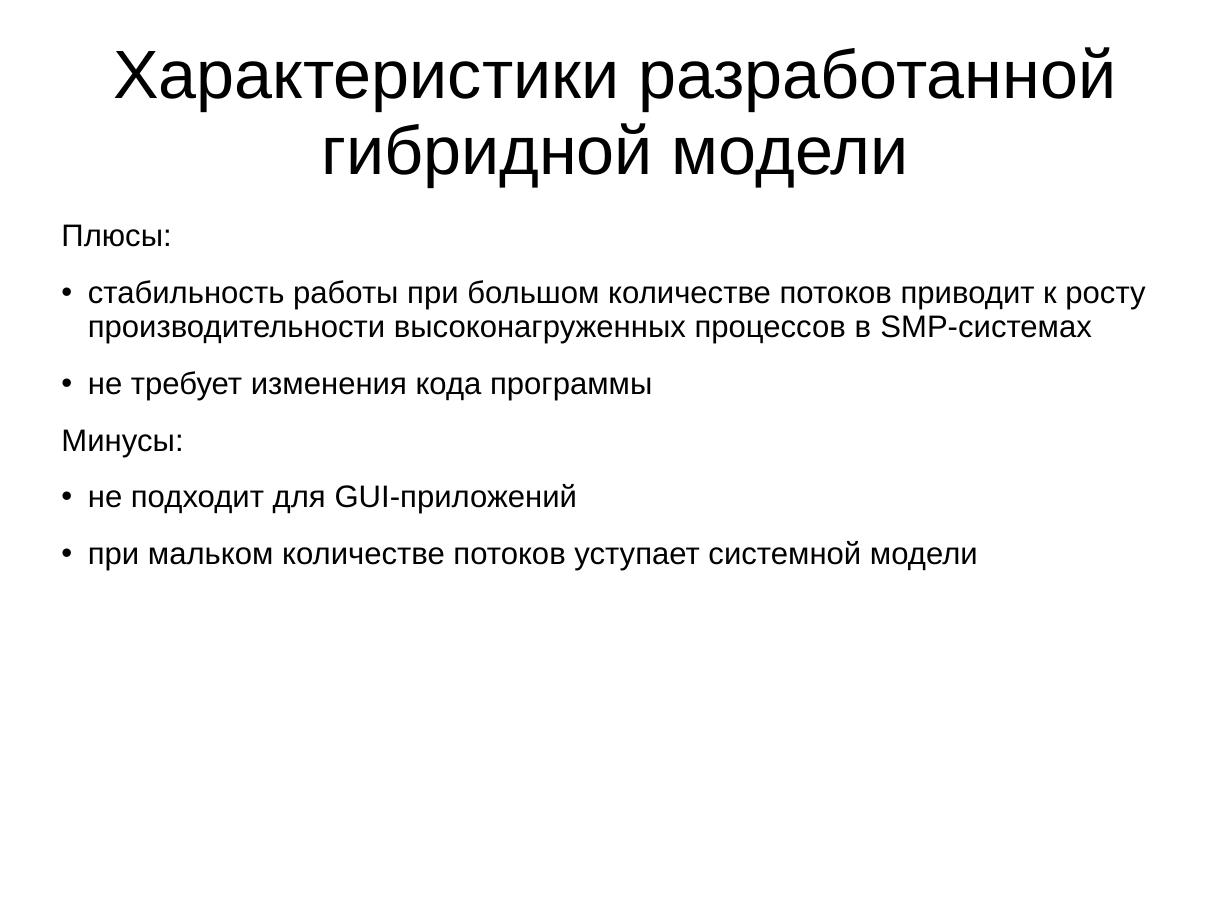
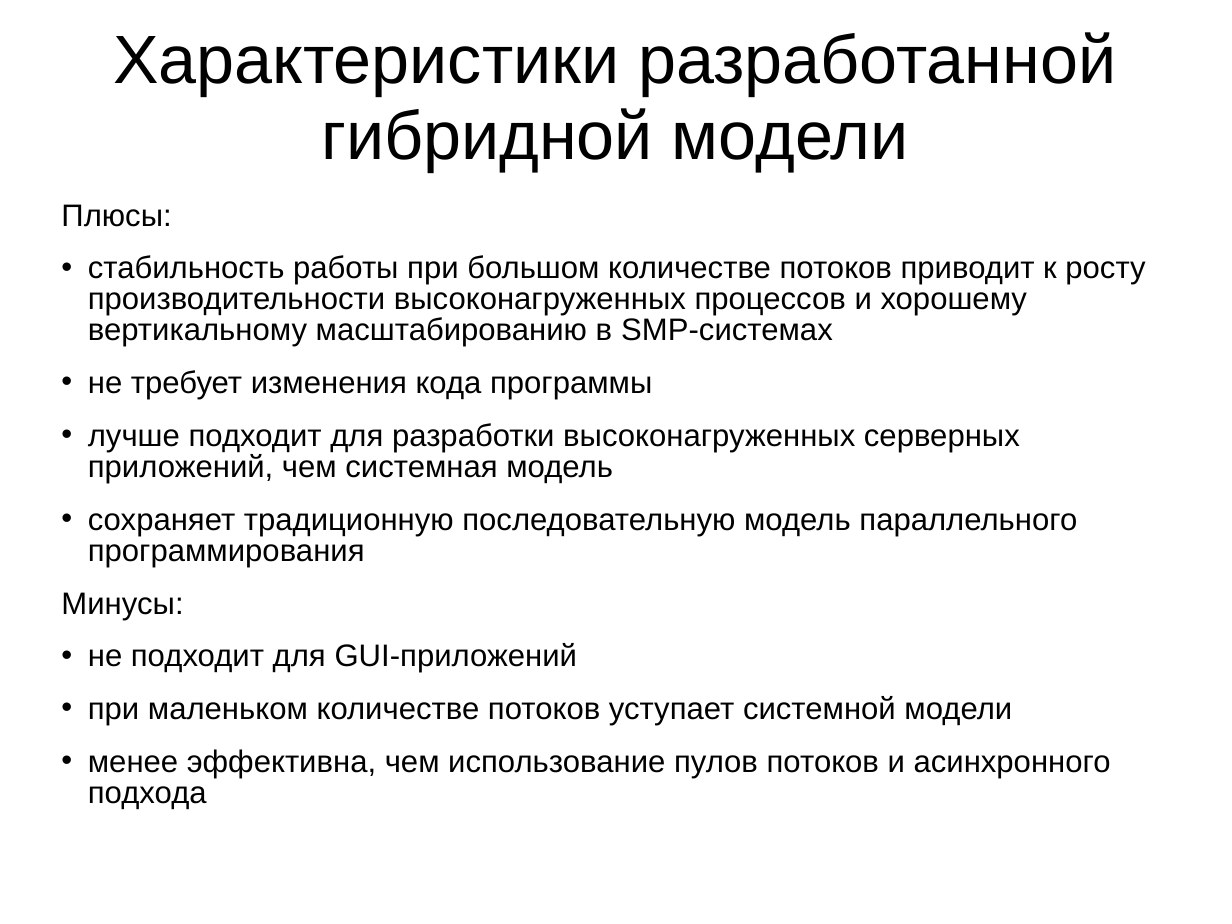
Before and after one commit to dizel3d/disser, a slide deck: slide 19 of Презентация.ppt (slide 25 before the commit). Drawn at 1232x924 pixels with LibreOffice and Linux fonts; fonts in the diff are those of the drawing. Boxes give left, top, right and bottom in pixels: in the first picture for what was removed or moved away, otherwise in the second. Text is boxed around its words. In the diff, an @@ line names an element or a change of style, - is before the commit and + after.

```diff
--- a/Презентация.ppt
+++ b/Презентация.ppt
@@ title "Характеристики разработанной гибридной модели": place and size @@
-title "Характеристики разработанной гибридной модели" at <box>113,47,1116,187</box>
+title "Характеристики разработанной гибридной модели" at <box>113,32,1116,172</box>
@@ text at <box>61,204,652,673</box>: line spacing 0.93 to 0.83 @@
@@ text "Плюсы:": place and size @@
-text "Плюсы:" at <box>61,224,1145,570</box>
+text "Плюсы:" at <box>61,204,1145,809</box>
@@ text at <box>88,255,1145,347</box>: text changed @@
-• стабильность работы при большом количестве потоков приводит к росту производительности высоконагруженных процессов в SMP-системах
+• стабильность работы при большом количестве потоков приводит к росту производительности высоконагруженных процессов и хорошему вертикальному масштабированию в SMP-системах
@@ text at <box>88,423,1077,567</box>: paragraphs added @@
+• лучше подходит для разработки высоконагруженных серверных приложений, чем системная модель
+• сохраняет традиционную последовательную модель параллельного программирования
@@ text at <box>88,696,1111,809</box>: text changed @@
-• при мальком количестве потоков уступает системной модели
+• при маленьком количестве потоков уступает системной модели
+• менее эффективна, чем использование пулов потоков и асинхронного подхода
```
Also in this commit, not shown: 3 other slides changed, 11 slides added, 17 slides removed, 2 other files.
